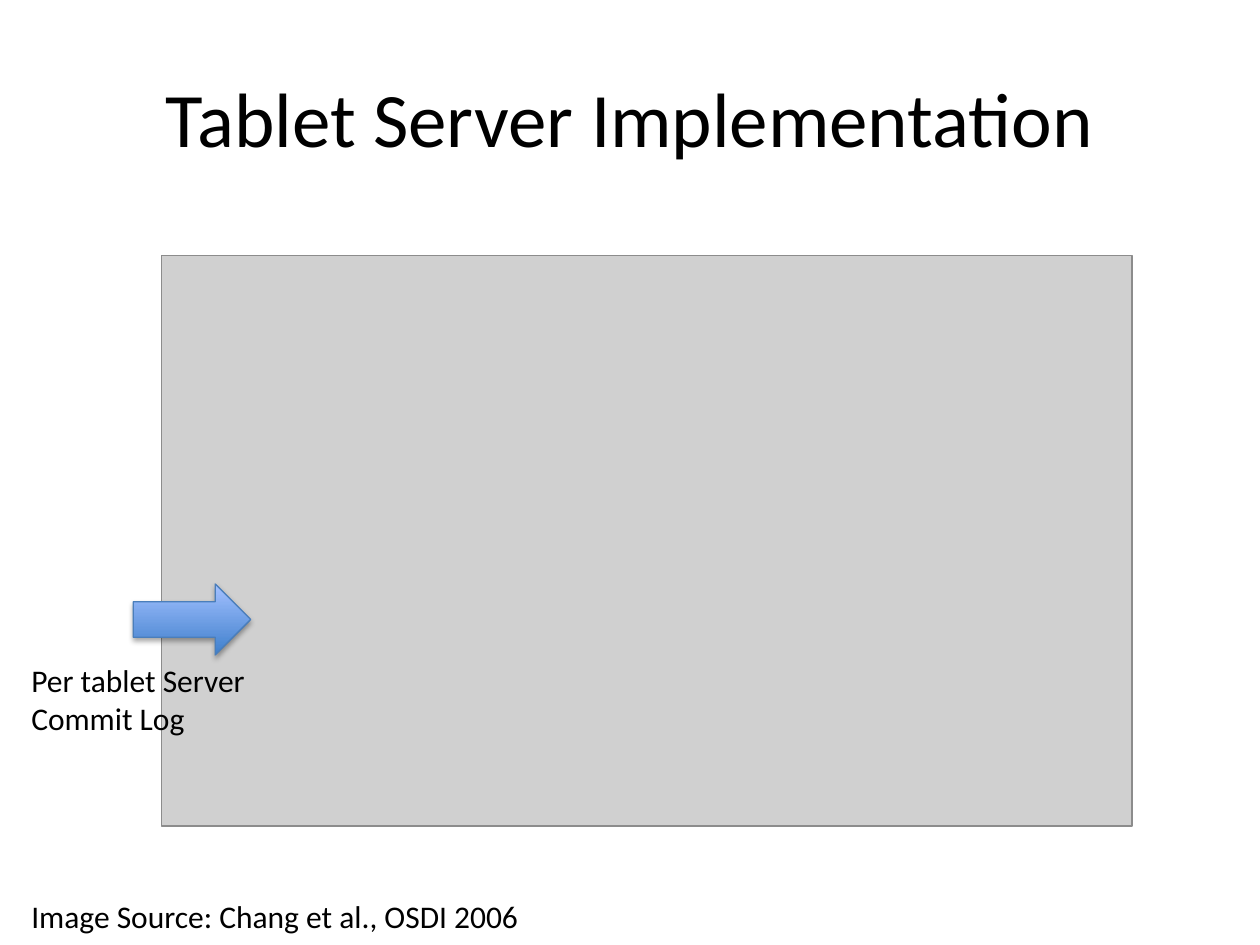
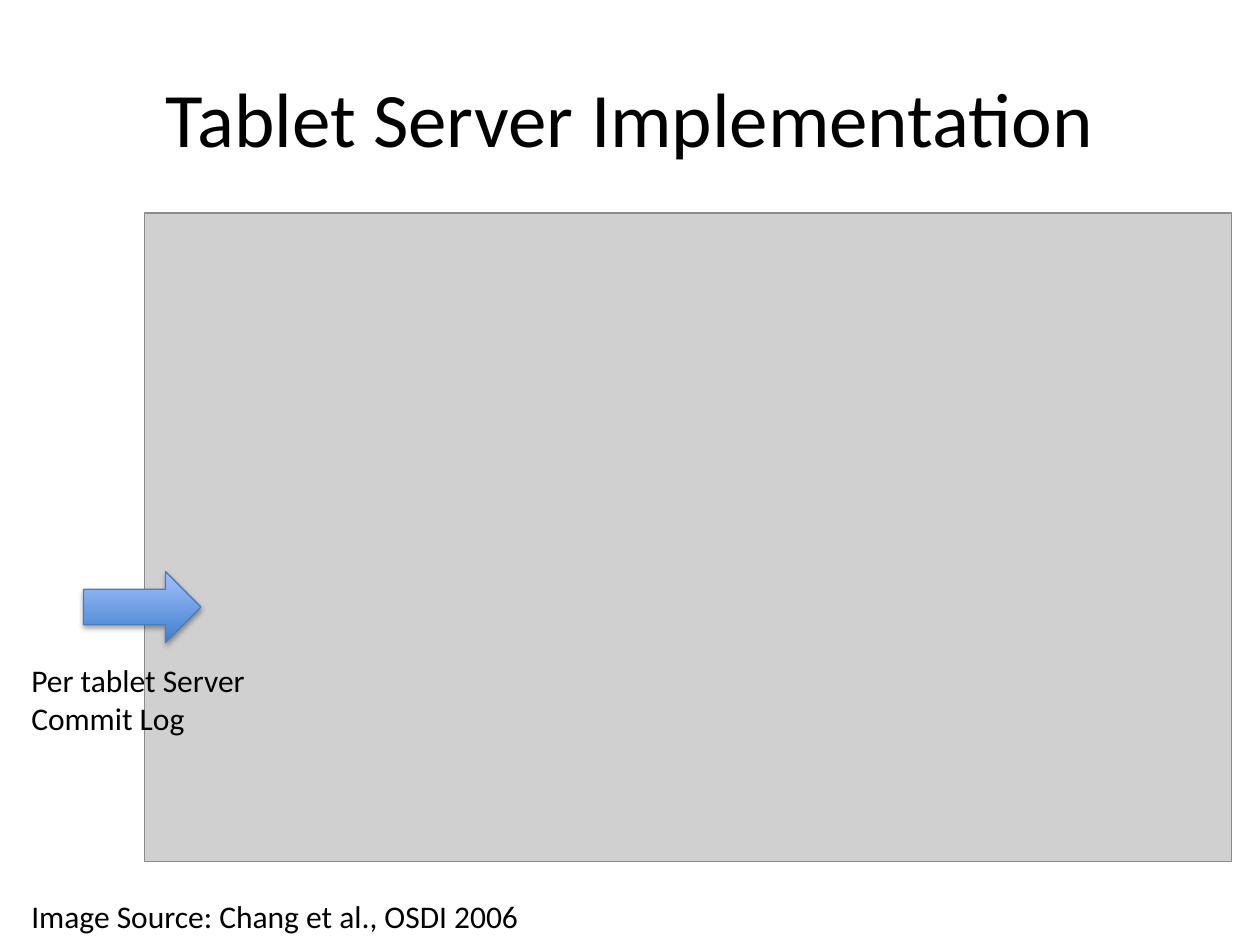
Before and after one commit to alxsoares/Foundations-of-Big-Data-System, a slide deck: slide 45 of gfs_bigtable/GFS_and_Bigtable_xuw.pptx. Drawn at 1260x945 pixels with LibreOffice and Linux fonts; fonts in the diff are those of the drawing; grey boxes stand for pictures. Boxes give left, top, right and bottom in pixels: in the first picture for what was removed or moved away, otherwise in the second. Text is boxed around its words. In the diff, an @@ line names an element or a change of style, - is before the commit and + after.

```diff
--- a/gfs_bigtable/GFS_and_Bigtable_xuw.pptx
+++ b/gfs_bigtable/GFS_and_Bigtable_xuw.pptx
@@ picture: place and size @@
-picture at <box>161,256,1131,827</box>
+picture at <box>145,213,1232,862</box>
@@ right arrow: place and size @@
-right arrow at <box>134,585,251,655</box>
+right arrow at <box>83,572,200,643</box>
```
Also in this commit, not shown: 8 other slides changed, 17 other files.
